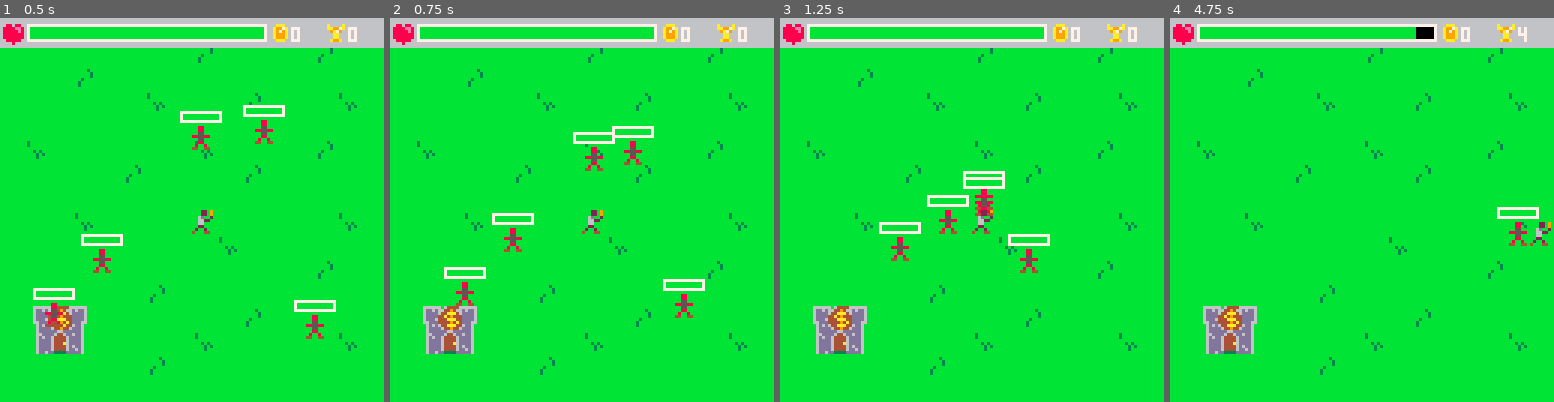
Above: before the commit, frames 1-4 (left to right).
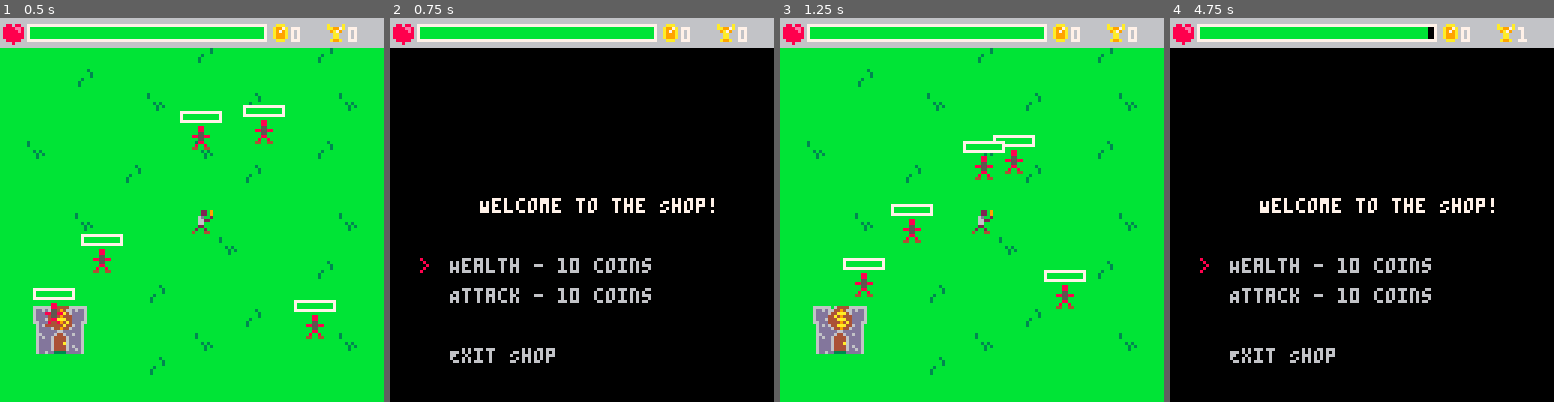
Above: after the commit, the same moments.

Repository: PancakedRivet/last-minute-hero
Game: PICO-8 cartridge last-minute-hero.p8
Same seed, same stepped clock (60 frames per second), same inputs: the game is played once before the commit and once after it.
Inputs:
- Up to frame 1 (0.5 s): tap X (X key) at 0.33 s
- Up to frame 2 (0.75 s): tap O (Z key) at 0.7 s
- Up to frame 3 (1.25 s): tap X (X key) at 1.07 s
- Up to frame 4 (4.75 s): hold Right 1.6-2.1 s; tap O (Z key) every 0.4 s from 1.7 to 4.5 s; tap X (X key) at 1.85, 2.97, 4.08 s; hold Up 2.15-2.42 s; hold Right 2.47-3.03 s; hold Left 3.08-3.58 s; hold Down 3.63-3.97 s; hold Right 4.02-4.68 s; hold Up from 4.73 s (still down)

Frame 1 is identical in both runs. In frame 2, 92% of the frame differs, in the area x 0-100%, y 7-100%; in frame 3, 3.0%; in frame 4, 92%, in the area x 0-100%, y 2-100%.

Commit message:
Added basic shop

Diff:
--- a/last-minute-hero.p8
+++ b/last-minute-hero.p8
@@ -10,6 +10,7 @@
 #include ./scripts/states/game_over.lua
 #include ./scripts/states/new_game.lua
 #include ./scripts/states/playing.lua
+#include ./scripts/states/shop.lua
 __gfx__
 000000000002209000000000000000006b644446ddd66dddddd66dddbbbb6dddddd6bbbbbbbbbbbbbbbbbbbbbbbbbbbb00000000000000000000000000000000
 00000000000220900880880000aaa00066449466dd6446dddd6006ddbbbb66dd6dd6bbbbbbbbb3bbbbbbbbbbb3bbbbbb00000000000000000000000000000000
--- a/main.lua
+++ b/main.lua
@@ -7,6 +7,11 @@
     max_enemies = 5
     enemies = {}
     coins = {}
+    shop_items = {
+        {name="Health", cost=10},
+        {name="Attack", cost=10}
+    }
+    shop_selected_index = 1
 end
 
 -- Core update logic here
@@ -19,6 +24,9 @@
     end
     if game_state == game_states.playing then
         update_playing()
+    end
+    if game_state == game_states.shop then
+        update_shop()
     end
 end
 
@@ -34,4 +42,7 @@
     if game_state == game_states.playing then
         draw_playing()
     end
+    if game_state == game_states.shop then
+        draw_shop()
+    end
 end
--- a/scripts/game.lua
+++ b/scripts/game.lua
@@ -1,7 +1,8 @@
 game_states = {
     new_game = 0,
     playing = 1,
-    game_over = 2
+    game_over = 2,
+    shop = 3
 }
 
 game_sprites = {
--- a/scripts/states/playing.lua
+++ b/scripts/states/playing.lua
@@ -1,5 +1,10 @@
 function update_playing()
     -- Update logic here
+    if btnp(🅾️) then
+        game_state = game_states.shop
+        shop_selected_index = 1
+        return
+    end
     game_tick += 1
     if game_tick % game_fps == 0 then
         player.score += 1
--- /dev/null
+++ b/scripts/states/shop.lua
@@ -0,0 +1,43 @@
+function update_shop()
+    -- Shop update logic here
+    if btnp(❎) then
+        game_state = game_states.playing
+    end
+    if btnp(⬆️) then
+        shop_selected_index -= 1
+        if shop_selected_index < 1 then
+            shop_selected_index = #shop_items + 1
+        end
+    end
+
+    if btnp(⬇️) then
+        shop_selected_index += 1
+        if shop_selected_index > #shop_items + 1 then
+            shop_selected_index = 1
+        end
+    end
+
+    -- Player selects the exit option
+    if btnp(🅾️) and shop_selected_index == #shop_items + 1 then
+        game_state = game_states.playing
+    end
+end
+
+function draw_shop()
+    draw_ui(player)
+    print("Welcome to the Shop!", 30, 60, 7)
+    local index = 1
+    local exit_index = #shop_items + 1 -- Leave a space before the exit option
+    for item in all(shop_items) do
+        print(item.name .. " - " .. item.cost .. " coins", 20, 70 + (10 * index), 6)
+        if index == shop_selected_index then
+            print(">", 10, 70 + (10 * index), 8)
+        end
+        index += 1
+    end
+    -- Exit option
+    print("Exit Shop", 20, 70 + (10 * exit_index + 10), 6)
+    if exit_index == shop_selected_index then
+        print(">", 10, 70 + (10 * exit_index + 10), 8)
+    end
+end
Not shown, changed: README.md
